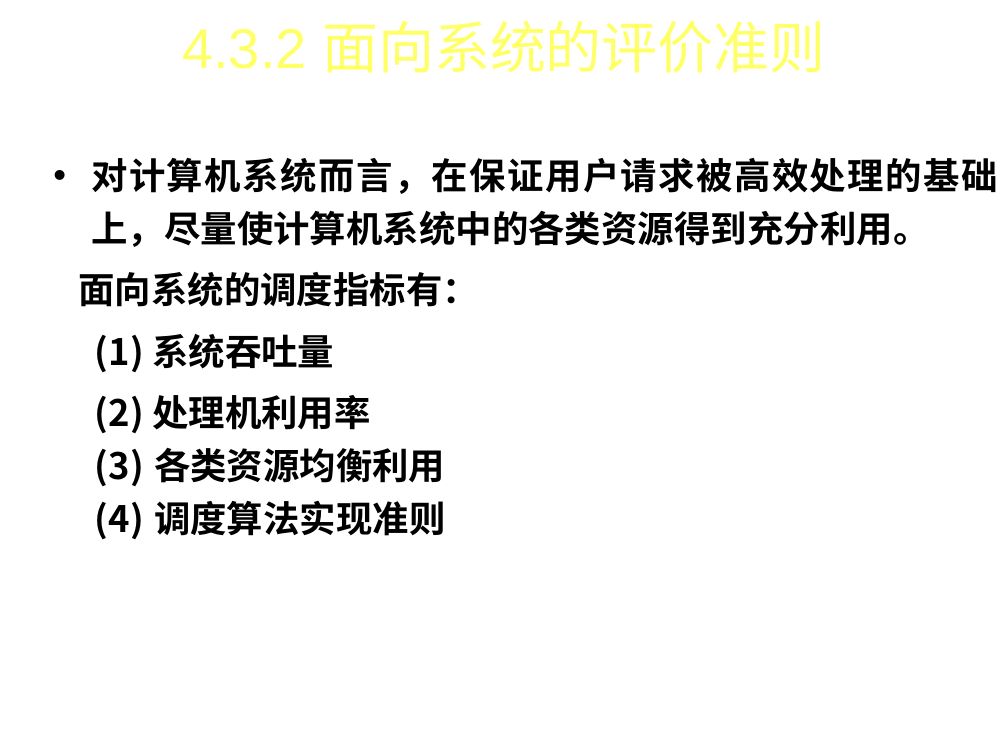
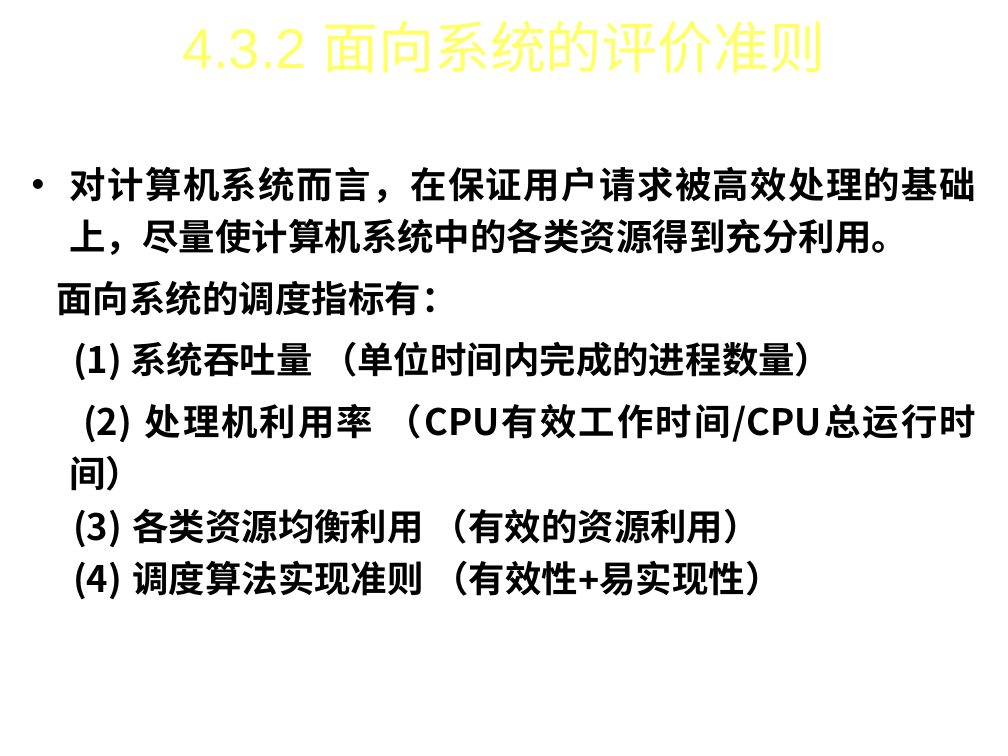
Before and after one commit to FourierAI/Operating-system, a slide deck: slide 22 of 操作系统-第4章.ppt (slide 23 before the commit). Drawn at 1008x756 pixels with LibreOffice and Linux fonts; fonts in the diff are those of the drawing; background and template pictures are left out. Boxes give left, top, right and bottom in pixels: in the first picture for what was removed or moved away, otherwise in the second. Text is boxed around its words. In the diff, an @@ line names an element or a change of style, - is before the commit and + after.

```diff
--- a/操作系统-第4章.ppt
+++ b/操作系统-第4章.ppt
@@ text "对计算机系统而言，在保证用户请求被高效处理的基础上，尽量使计算机系统中的各类资源得到充分利用。": place and size @@
-text "对计算机系统而言，在保证用户请求被高效处理的基础上，尽量使计算机系统中的各类资源得到充分利用。" at <box>78,158,997,539</box>
+text "对计算机系统而言，在保证用户请求被高效处理的基础上，尽量使计算机系统中的各类资源得到充分利用。" at <box>57,167,977,599</box>
@@ text at <box>73,341,977,599</box>: text changed @@
-(1) 系统吞吐量
-(2) 处理机利用率
-(3) 各类资源均衡利用
-(4) 调度算法实现准则
+(1) 系统吞吐量 （单位时间内完成的进程数量）
+(2) 处理机利用率 （CPU有效工作时间/CPU总运行时间）
+(3) 各类资源均衡利用 （有效的资源利用）
+(4) 调度算法实现准则 （有效性+易实现性）
```
Also in this commit, not shown: 40 other slides changed, 2 slides added, 7 slides removed.
